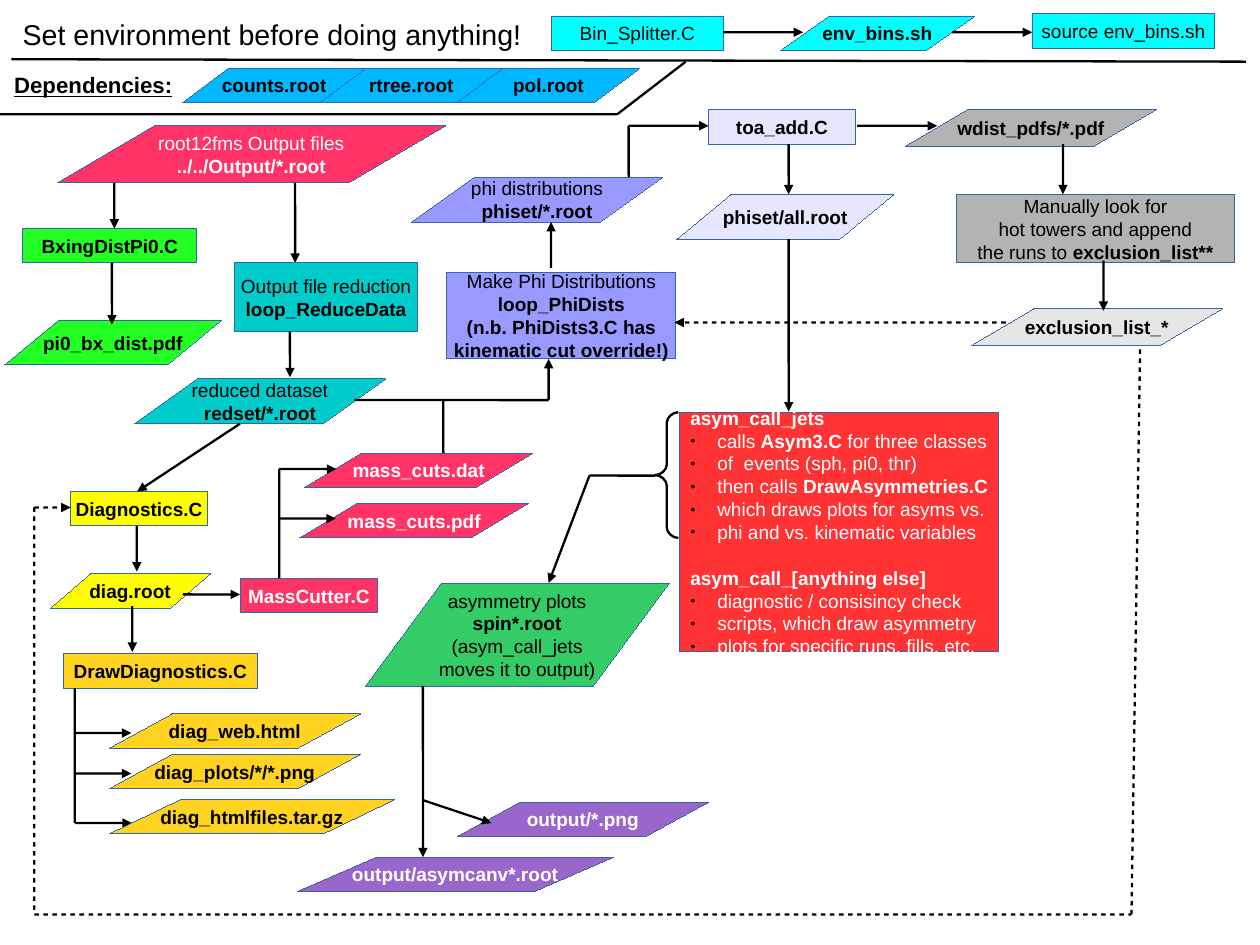
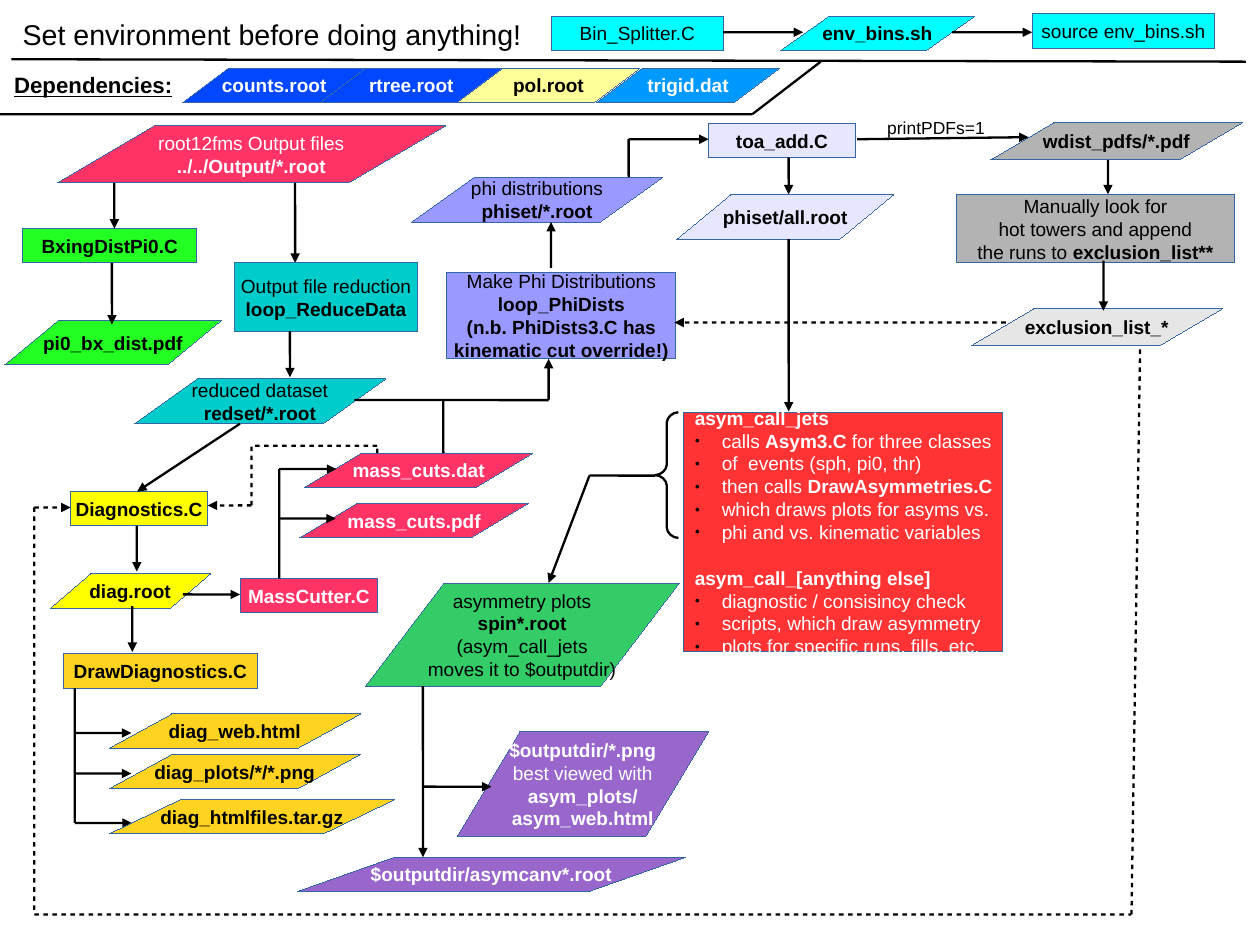
Before and after one commit to c-dilks/spin15t, a slide deck: slide 1 of doc_diagram.odp. Drawn at 1260x945 pixels with LibreOffice and Linux fonts; fonts in the diff are those of the drawing. Boxes give left, top, right and bottom in pixels: in the first picture for what was removed or moved away, otherwise in the second. Text is boxed around its words. In the diff, an @@ line names an element or a change of style, - is before the commit and + after.

```diff
--- a/doc_diagram.odp
+++ b/doc_diagram.odp
@@ parallelogram "counts.root" at (183, 69, 366, 103): text colour #000000 to #FFFFFF; fill #00B8FF to #0047FF @@
@@ parallelogram "rtree.root" at (320, 69, 503, 103): text colour #000000 to #FFFFFF; fill #00B8FF to #0047FF @@
@@ parallelogram "pol.root" at (457, 69, 640, 103): fill #00B8FF to #FFFF99 @@
@@ parallelogram added at (597, 69, 780, 103), fill #0099FF, outline #3465A4 0 pt, 12 pt, text #FFFFFF, bold @@
+trigid.dat
@@ line moved from (617, 114) - (686, 62) to (752, 114) - (821, 62) @@
@@ line moved from (617, 114) - (0, 114) to (752, 114) - (0, 114) @@
@@ arrow moved from (629, 126) - (709, 126) to (629, 139) - (709, 139) @@
@@ line moved from (629, 126) - (629, 177) to (629, 139) - (629, 177) @@
@@ parallelogram "toa_add.C": place and size @@
-parallelogram "toa_add.C" at (709, 110, 855, 144)
+parallelogram "toa_add.C" at (709, 123, 855, 158)
@@ arrow moved from (858, 126) - (938, 126) to (858, 139) - (1029, 137) @@
@@ text added at (887, 121, 985, 138), 11 pt, text #000000 @@
+printPDFs=1
@@ parallelogram "wdist_pdfs/*.pdf": place and size @@
-parallelogram "wdist_pdfs/*.pdf" at (906, 110, 1157, 146)
+parallelogram "wdist_pdfs/*.pdf" at (991, 122, 1243, 159)
@@ arrow moved from (789, 144) - (789, 194) to (789, 158) - (789, 194) @@
@@ arrow moved from (1063, 144) - (1063, 194) to (1108, 160) - (1108, 194) @@
@@ rectangle "asym_call_jets": place and size @@
-rectangle "asym_call_jets" at (679, 413, 998, 652)
+rectangle "asym_call_jets" at (684, 413, 1003, 652)
@@ line added from (252, 505) to (252, 446), #000000 1.45 pt @@
@@ line added from (377, 446) to (252, 446), #000000 1.45 pt @@
@@ line added from (377, 453) to (377, 446), #000000 1.45 pt @@
@@ arrow added from (252, 505) to (208, 505), #000000 1.45 pt @@
@@ parallelogram "asymmetry plots": place and size @@
-parallelogram "asymmetry plots" at (366, 583, 670, 686)
+parallelogram "asymmetry plots" at (366, 583, 679, 686)
@@ text in parallelogram at (428, 662, 616, 680): text changed @@
-moves it to output)
+moves it to $outputdir)
@@ proportions changed in 3 elements at (366, 583, 679, 686), (297, 858, 686, 892), (457, 732, 709, 837) @@
@@ parallelogram "$outputdir/*.png": place and size @@
-parallelogram "$outputdir/*.png" at (457, 803, 709, 837)
+parallelogram "$outputdir/*.png" at (457, 732, 709, 837)
@@ text in parallelogram at (509, 742, 656, 830): text changed @@
-output/*.png
+$outputdir/*.png
+best viewed with
+asym_plots/
+asym_web.html
@@ arrow moved from (423, 800) - (492, 823) to (423, 787) - (492, 787) @@
@@ parallelogram "$outputdir/asymcanv*.root": place and size @@
-parallelogram "$outputdir/asymcanv*.root" at (297, 858, 614, 892)
+parallelogram "$outputdir/asymcanv*.root" at (297, 858, 686, 892)
@@ text in parallelogram at (371, 867, 612, 886): text changed @@
-output/asymcanv*.root
+$outputdir/asymcanv*.root
```
Also in this commit, not shown: 40 other files.
